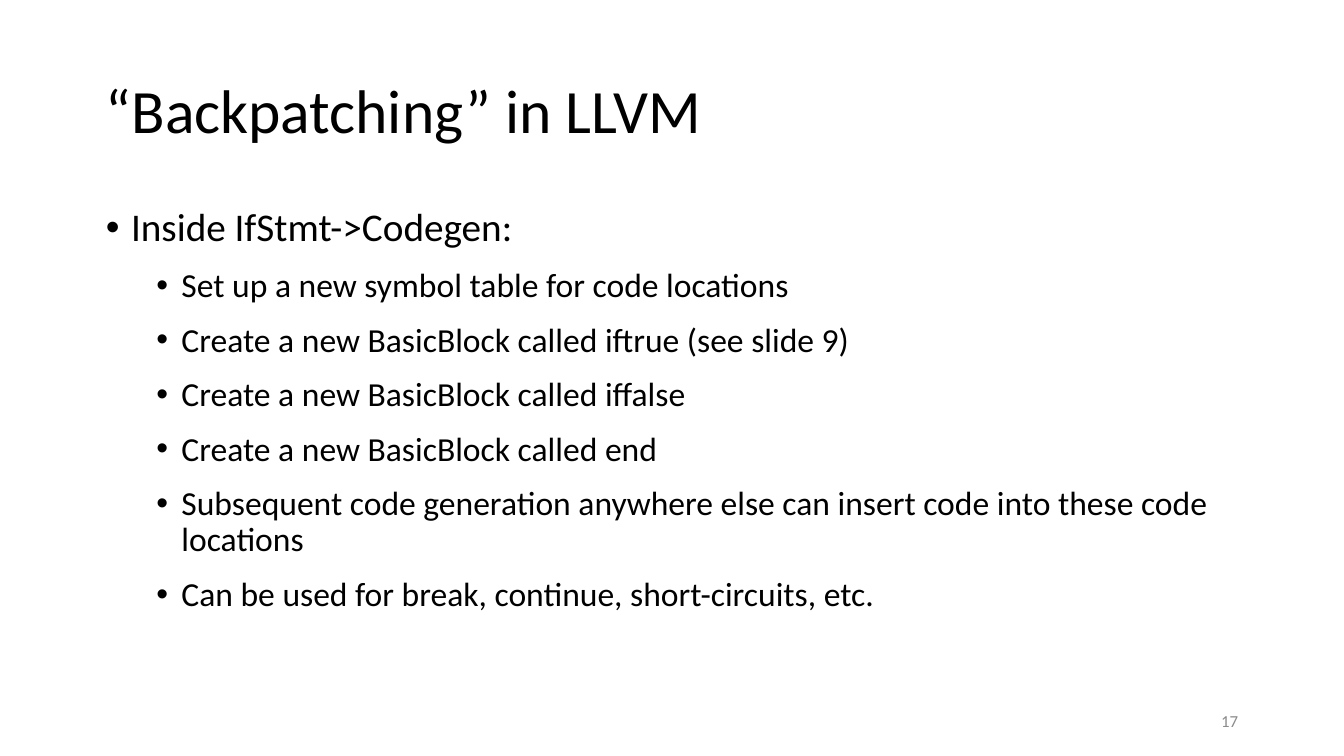
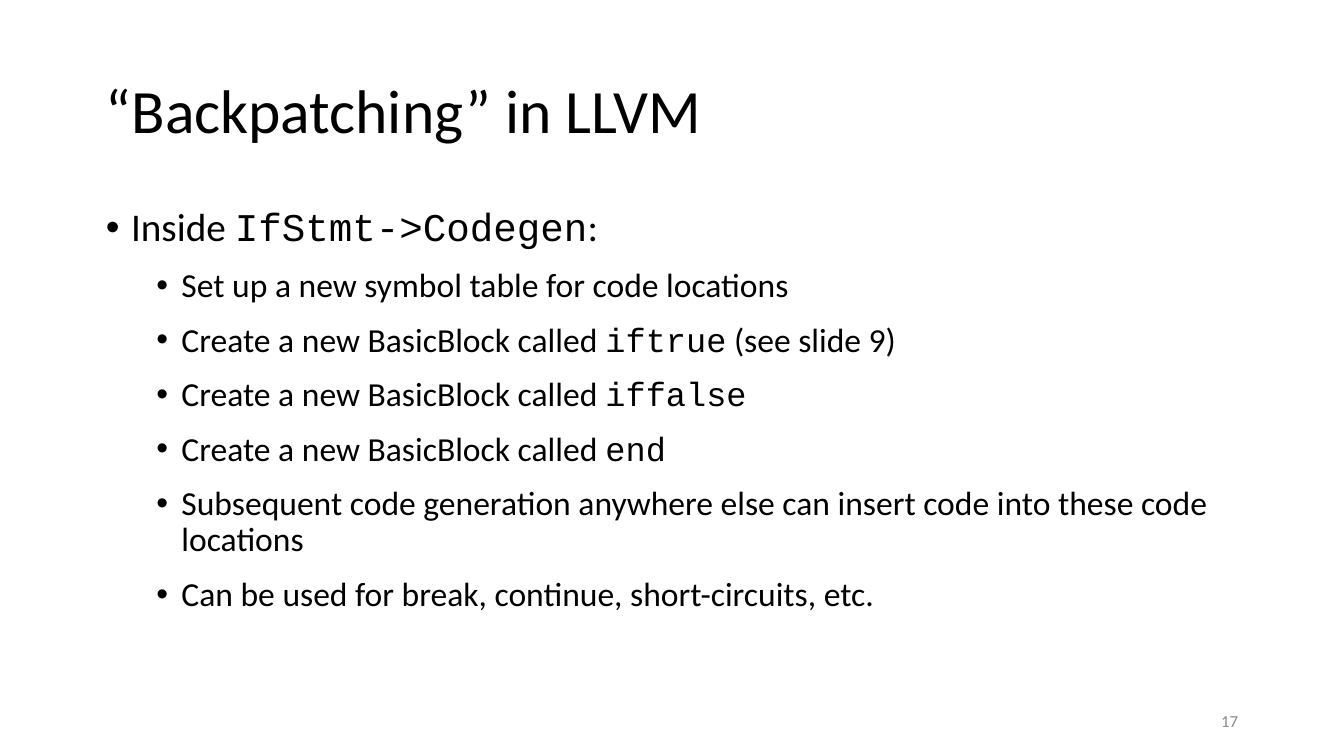
Before and after one commit to anoopsarkar/compilers-class, a slide deck: slide 17 of assets/ppt/codegen/decafLLVM.pptx. Drawn at 1344x756 pixels with LibreOffice and Linux fonts; fonts in the diff are those of the drawing. Boxes give left, top, right and bottom in pixels: in the first picture for what was removed or moved away, otherwise in the second. Text is boxed around its words. In the diff, an @@ line names an element or a change of style, - is before the commit and + after.

```diff
--- a/assets/ppt/codegen/decafLLVM.pptx
+++ b/assets/ppt/codegen/decafLLVM.pptx
@@ text at (131,213,896,462): font Calibri to Courier New in "IfStmt->Codegen:", "iftrue", "iffalse", "end" @@
```
Also in this commit, not shown: 3 other slides changed, 14 slides added, 2 other files.
